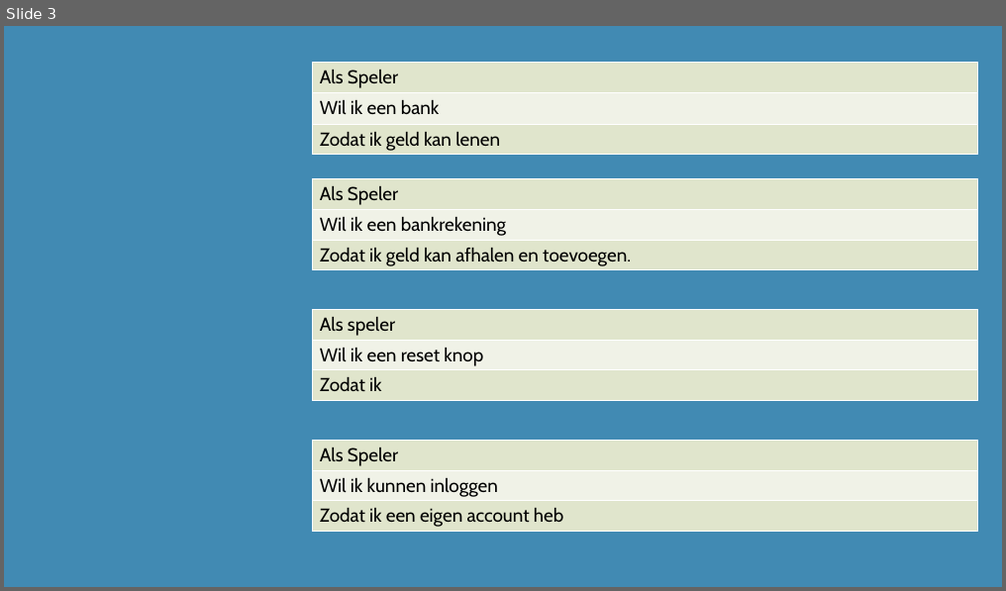
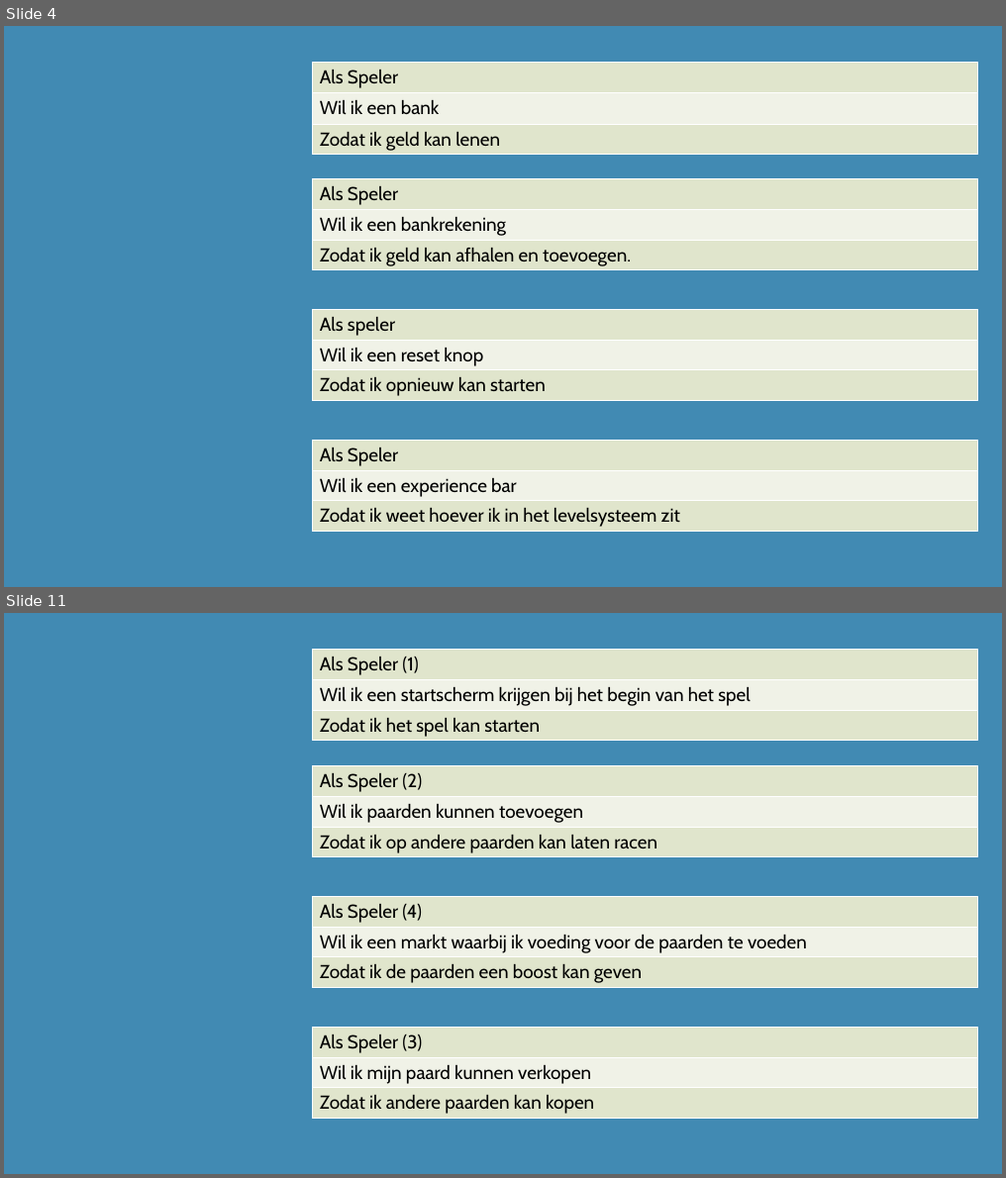
Before and after one commit to DiangeloHaaze/paardenrace, a slide deck: UserStories.pptx. Shown one above the other, each under a label of ours: slide 3 before the commit, slides 4 and 11 after it; the slides between them are not shown. The pictures are 1006x591 and 1006x1178 pixels, drawn with LibreOffice and Linux fonts; fonts in the diff are those of the drawing. Boxes give left, top, right and bottom in pixels: in the first picture for what was removed or moved away, otherwise in the second. Text is boxed around its words. In the diff, an @@ line names an element or a change of style, - is before the commit and + after.

```diff
--- a/UserStories.pptx
+++ b/UserStories.pptx
@@ slide 11 added at (x1=4, y1=613, x2=1002, y2=1174), background #418AB3 @@
@@ table added at (x1=313, y1=650, x2=978, y2=741), 3 rows, 1 columns @@
+Als Speler (1)
+Wil ik een startscherm krijgen bij het begin van het spel
+Zodat ik het spel kan starten
@@ table added at (x1=313, y1=766, x2=978, y2=858), 3 rows, 1 columns @@
+Als Speler (2)
+Wil ik paarden kunnen toevoegen
+Zodat ik op andere paarden kan laten racen
@@ table added at (x1=313, y1=897, x2=978, y2=988), 3 rows, 1 columns @@
+Als Speler (4)
+Wil ik een markt waarbij ik voeding voor de paarden te voeden
+Zodat ik de paarden een boost kan geven
@@ table added at (x1=313, y1=1027, x2=978, y2=1118), 3 rows, 1 columns @@
+Als Speler (3)
+Wil ik mijn paard kunnen verkopen
+Zodat ik andere paarden kan kopen
@@ what was slide 3 is now slide 4 @@
@@ slide 4 changed as well @@
@@ table at (x1=313, y1=310, x2=978, y2=401) @@
-row 3, column 1: Zodat ik
+row 3, column 1: Zodat ik opnieuw kan starten
@@ table at (x1=313, y1=440, x2=978, y2=531) @@
-row 2, column 1: Wil ik kunnen inloggen
+row 2, column 1: Wil ik een experience bar
-row 3, column 1: Zodat ik een eigen account heb
+row 3, column 1: Zodat ik weet hoever ik in het levelsysteem zit
```
Also in this commit, not shown: 1 other slide changed, 27 other slides added.
